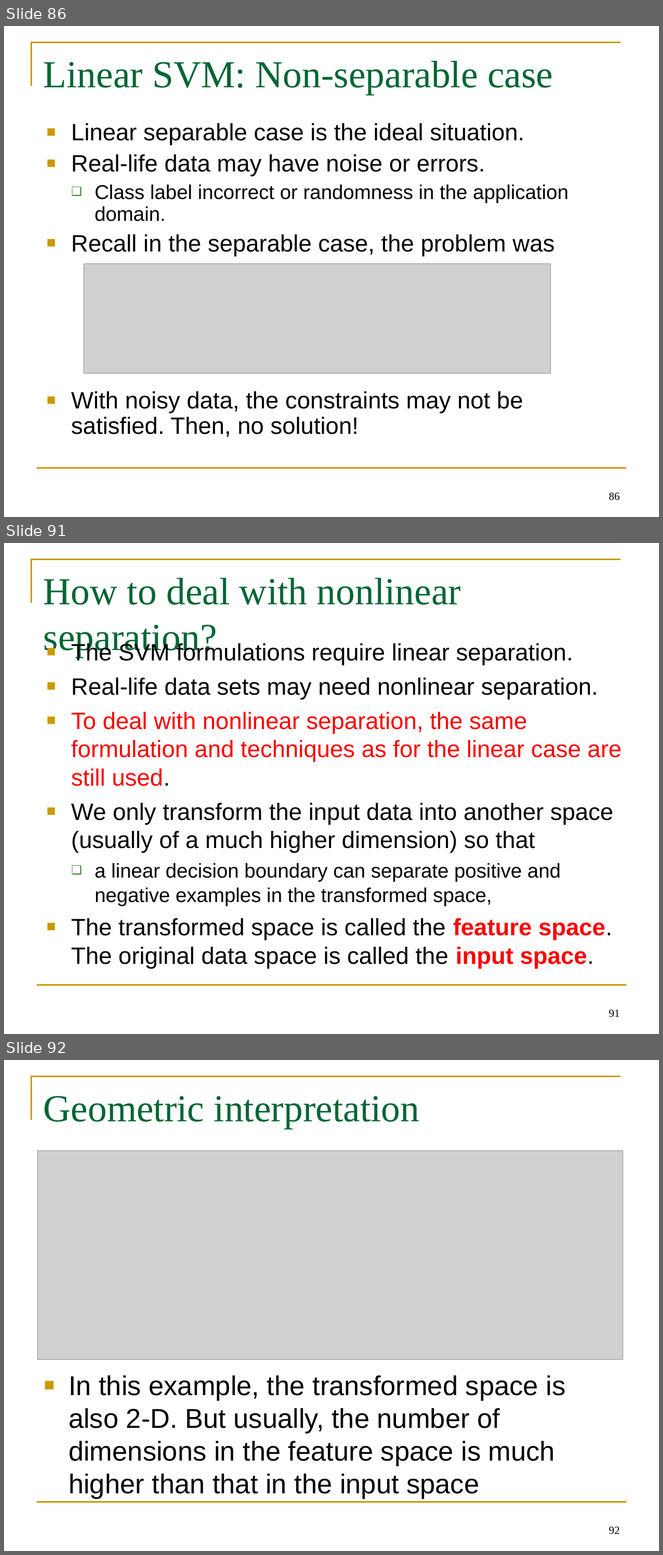
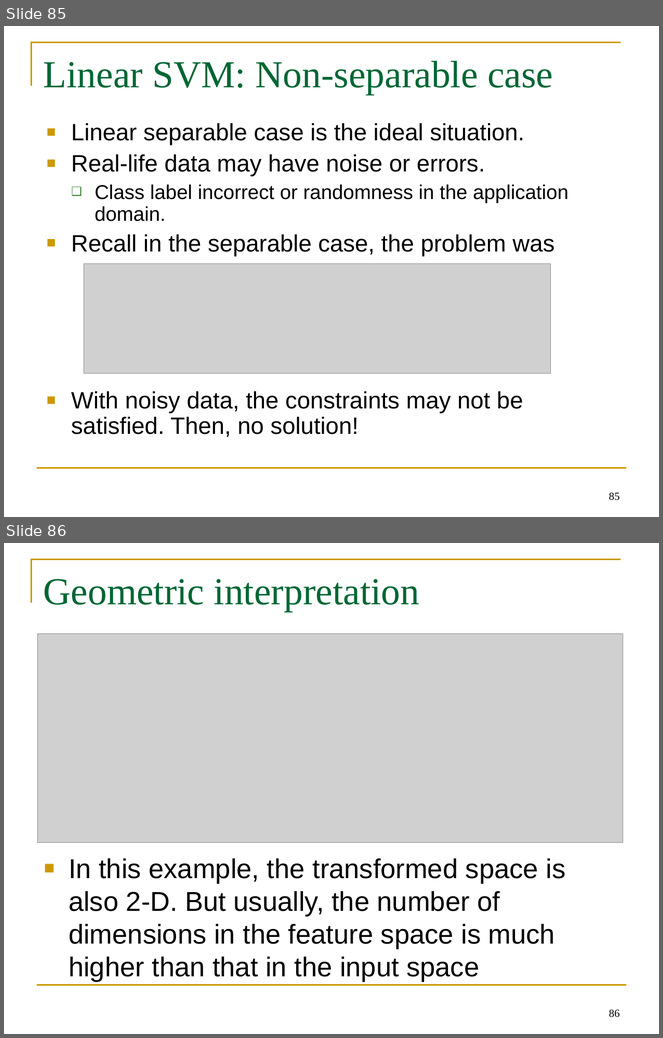
Before and after one commit to BeiyuLinCS/beiyulin.github.io, a slide deck: teach/spring_21/behavior_modeling/week6_supervised_learning.ppt. Shown one above the other, each under a label of ours: slides 86, 91 and 92 before the commit, slides 85 and 86 after it; the slides between them are not shown. The pictures are 663x1555 and 663x1038 pixels, drawn with LibreOffice and Linux fonts; fonts in the diff are those of the drawing; grey boxes stand for pictures. Boxes give left, top, right and bottom in pixels: in the first picture for what was removed or moved away, otherwise in the second. Text is boxed around its words. In the diff, an @@ line names an element or a change of style, - is before the commit and + after.

```diff
--- a/teach/spring_21/behavior_modeling/week6_supervised_learning.ppt
+++ b/teach/spring_21/behavior_modeling/week6_supervised_learning.ppt
@@ slide 91 removed at [4,543,659,1034], background #FFFFFF; not listed: 2 template elements that a slide beside it also shows @@
@@ title removed at [44,578,461,657] @@
-How to deal with nonlinear separation?
@@ text removed at [71,642,622,969] @@
-■ The SVM formulations require linear separation.
-■ Real-life data sets may need nonlinear separation.
-■ To deal with nonlinear separation, the same formulation and techniques as for the linear case are still used.
-■ We only transform the input data into another space (usually of a much higher dimension) so that
-  ❑ a linear decision boundary can separate positive and negative examples in the transformed space,
-■ The transformed space is called the feature space. The original data space is called the input space.
@@ page number removed at [609,1010,620,1018] @@
-91
@@ what was slide 86 is now slide 85 @@
@@ page number at [609,493,620,501]: text changed @@
-86
+85
@@ what was slide 92 is now slide 86 @@
@@ page number at [609,1010,620,1018]: text changed @@
-92
+86
```
Also in this commit, not shown: 4 slides changed, 9 slides added, 13 other slides removed, 22 other files.
